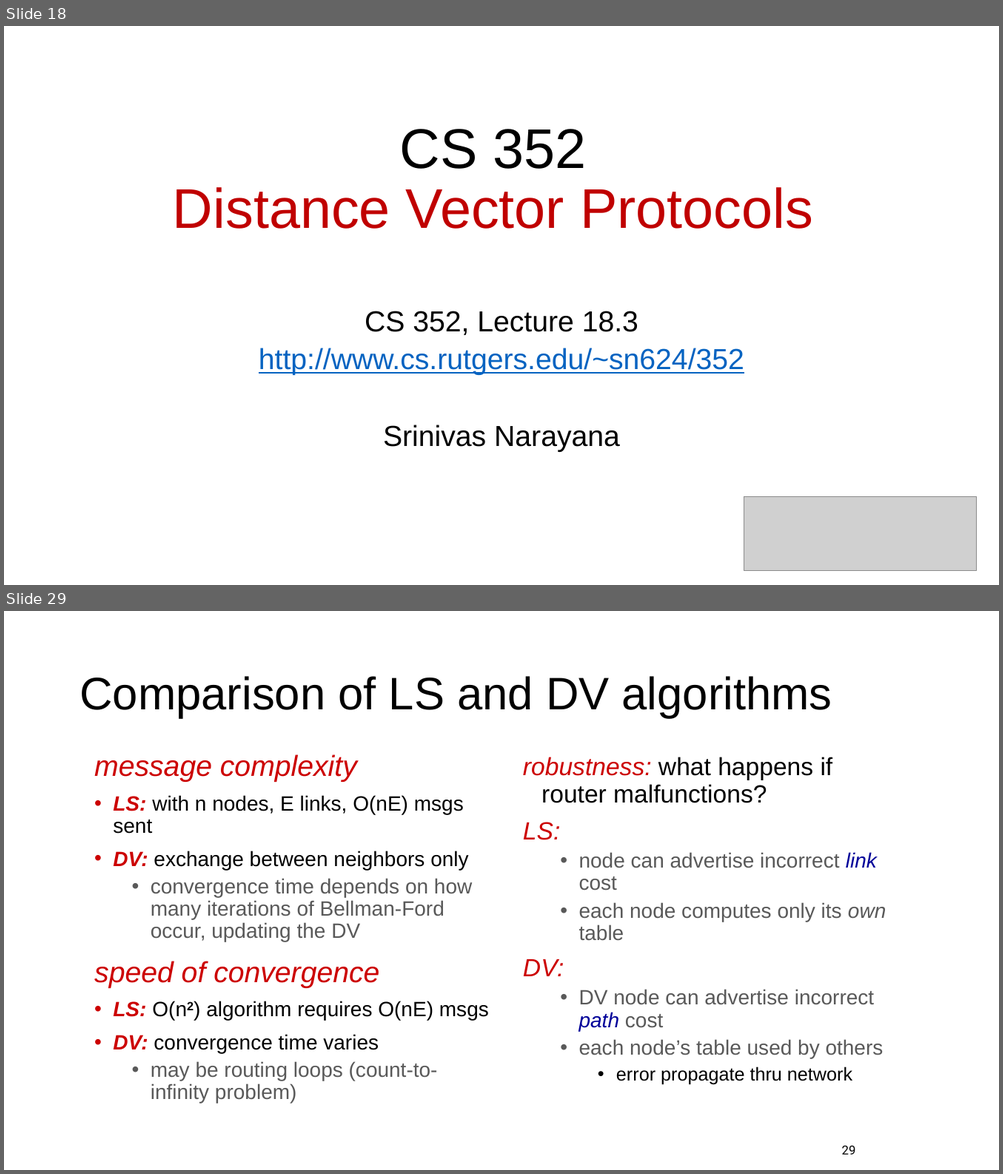
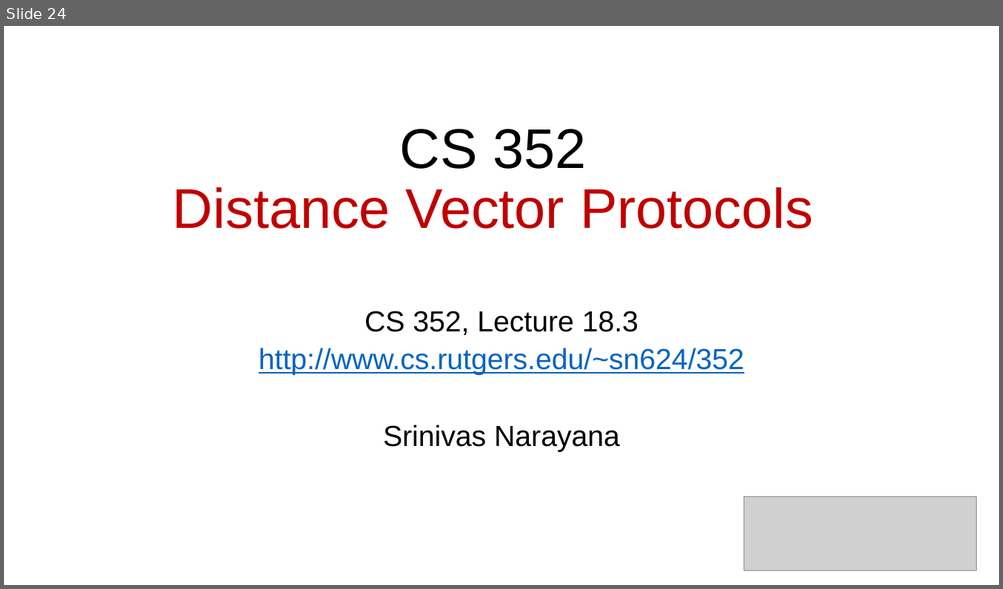
Before and after one commit to ngsrinivas/coursegen, a slide deck: ex/352-S21/staging/352-S21/lectures/network-intradomain-routing.pptx. Shown one above the other, each under a label of ours: slides 18 and 29 before the commit, slide 24 after it; the slides between them are not shown. The pictures are 1003x1174 and 1003x589 pixels, drawn with LibreOffice and Linux fonts; fonts in the diff are those of the drawing; grey boxes stand for pictures. Boxes give left, top, right and bottom in pixels: in the first picture for what was removed or moved away, otherwise in the second. Text is boxed around its words. In the diff, an @@ line names an element or a change of style, - is before the commit and + after.

```diff
--- a/ex/352-S21/staging/352-S21/lectures/network-intradomain-routing.pptx
+++ b/ex/352-S21/staging/352-S21/lectures/network-intradomain-routing.pptx
@@ slide 29 removed at [4,611,999,1170], background #FFFFFF @@
@@ title removed at [79,676,832,718] @@
-Comparison of LS and DV algorithms
@@ text removed at [94,755,489,1103] @@
-message complexity
-• LS: with n nodes, E links, O(nE) msgs sent
-• DV: exchange between neighbors only
-  • convergence time depends on how many iterations of Bellman-Ford occur, updating the DV
-speed of convergence
-• LS: O(n2) algorithm requires O(nE) msgs
-• DV: convergence time varies
-  • may be routing loops (count-to-infinity problem)
@@ text removed at [523,757,885,1085] @@
-robustness: what happens if router malfunctions?
-LS:
-  • node can advertise incorrect link cost
-  • each node computes only its own table
-DV:
-  • DV node can advertise incorrect path cost
-  • each node’s table used by others
-    • error propagate thru network
@@ page number removed at [842,1146,856,1155] @@
-29
@@ what was slide 18 is now slide 24 @@
```
Also in this commit, not shown: 10 slides changed, 19 slides added, 19 other slides removed, 2 other files.
